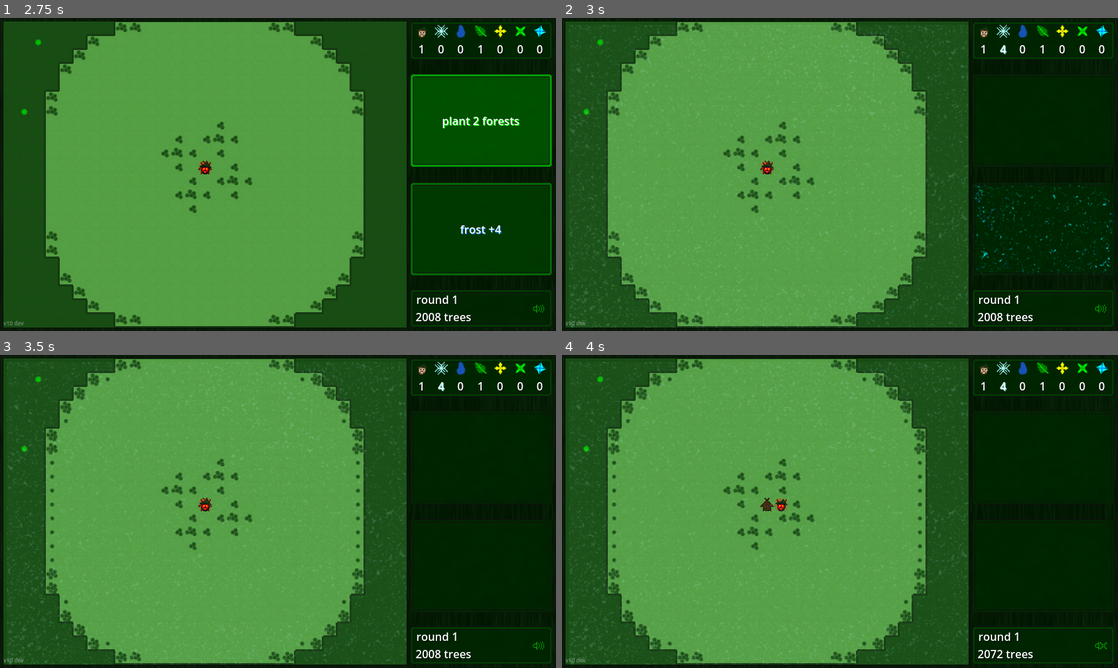
Above: before the commit, frames 1-4 (two rows, left to right).
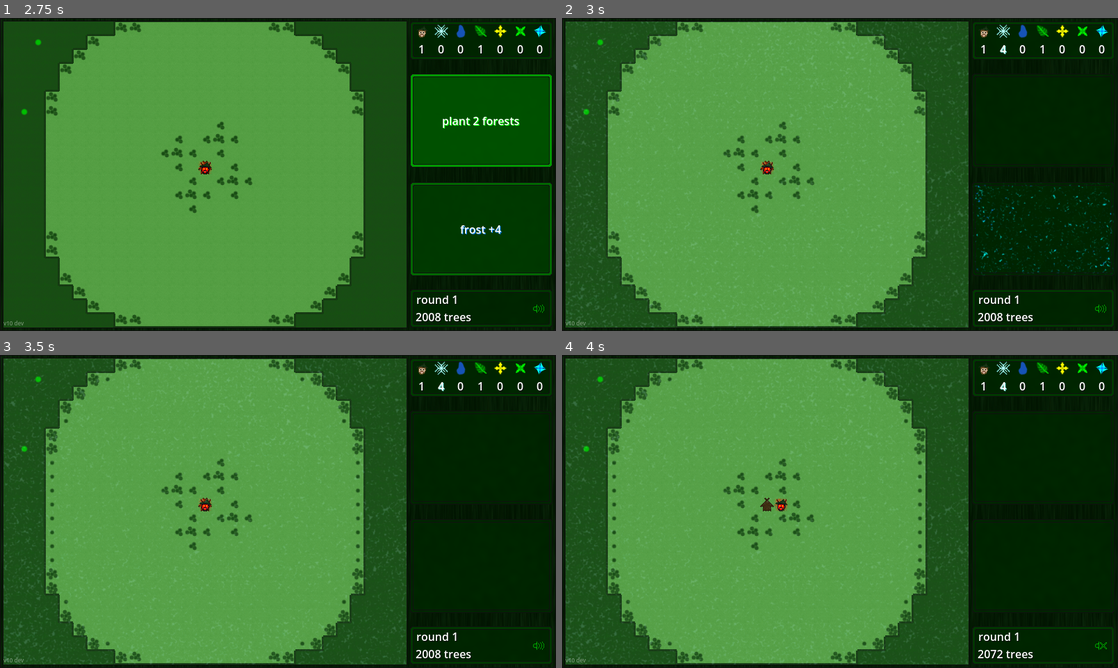
Above: after the commit, the same moments.

Repository: TriffnixXIV/ForstForward
Game: Godot game, scene res://Scenes/ForstForward.tscn
The game is run twice, just before and just after one commit, with the same random seed, the same clock (stepped at 60 frames per second) and the same inputs. Sound files missing from this copy of the repository are replaced by a short silence.
Inputs (mouse positions are in pixels of both pictures, inside the frame that each line leads up to):
- Up to frame 1 (2.75 s): click (205, 174) at 0.5 s; click (205, 174) at 1.25 s; click "plant 2 forests" at 2 s
- Up to frame 2 (3 s): click "frost +4" at 2.75 s
- Up to frame 3 (3.5 s): no input
- Up to frame 4 (4 s): click (1101, 646) at 3.5 s

Frame 1 is identical in both runs. In frame 2, 1.1% of the frame differs, in the area x 0-74%, y 1-99%; in frame 3, 1.1%; in frame 4, 1.1%.

Commit message:
map refactor pt4: upgrades

Diff:
--- a/Source/Code/Advancement.gd
+++ b/Source/Code/Advancement.gd
@@ -32,18 +32,9 @@
 	actions_left = true
 	current_phase = Phase.druids
 
-	for druid in map.druids.druids:
-		druid.prepare_turn(map.druid_actions)
-		druid.set_circle_trees(map.druid_circle_trees)
-
-	for treant in map.treants.treants:
-		treant.prepare_turn(map.treant_actions)
-		treant.set_death_spread(map.treant_death_spread)
-
-	for treantling in map.treantlings.treantlings:
-		treantling.prepare_turn(map.treantling_actions)
-		treantling.set_stomp_strength(map.treantling_strength)
-		treantling.set_death_spread(map.treantling_death_spread)
+	map.treants.prepare_turn()
+	map.treantlings.prepare_turn()
+	map.druids.prepare_turn()
 
 func next_druid_step():
 	$Sounds/DruidAdvance.play()
@@ -82,8 +73,7 @@
 	$Sounds/HorstStart.play()
 	actions_left = true
 	current_phase = Phase.villagers
-
-	map.villagers.prepare()
+	map.villagers.prepare_turn()
 
 func next_villager_step():
 	villager_moved = false
--- a/Source/Code/Druids.gd
+++ b/Source/Code/Druids.gd
@@ -6,11 +6,29 @@
 var DruidScene: PackedScene = preload("res://Scenes/Druid.tscn")
 var druids: Array[Druid] = []
 
+var base_actions = 8
+var base_circle_trees = 16
+
+var actions: int
+var circle_trees: int
+
 func reset():
+	actions			= base_actions
+	circle_trees	= base_circle_trees
+
 	for druid in druids:
 		remove_child(druid)
 		druid.queue_free()
 	druids = []
+
+func prepare_turn():
+	for druid in druids:
+		druid.prepare_turn(actions)
+
+func set_circle_trees(amount: int):
+	circle_trees = amount
+	for druid in druids:
+		druid.set_circle_trees(circle_trees)
 
 func can_spawn(cell_position: Vector2i):
 	return map.is_forest(cell_position)
--- a/Source/Code/ForstForward.gd
+++ b/Source/Code/ForstForward.gd
@@ -488,7 +488,7 @@
 	$MapOverlay/PostGame/Stats/Forst/Trees.text = str($Map.grown_trees) + " trees grown"
 	$MapOverlay/PostGame/Stats/Forst/Plant.text = str($Map.planted_trees) + " trees planted"
 	$MapOverlay/PostGame/Stats/Forst/Spread.text = str($Map.spread_trees) + " trees spread"
-	$MapOverlay/PostGame/Stats/Forst/Druids.text = str(len($Map.druids)) + " druids spawned"
+	$MapOverlay/PostGame/Stats/Forst/Druids.text = str(len($Map.druids.druids)) + " druids spawned"
 	$MapOverlay/PostGame/Stats/Forst/DruidTrees.text = str($Map.trees_from_druids) + " trees from druids"
 	$MapOverlay/PostGame/Stats/Forst/Treants.text = str($Map.treants_spawned) + " treants spawned"
 	$MapOverlay/PostGame/Stats/Forst/TreantTrees.text = str($Map.trees_from_treants) + " trees from treants"
--- a/Source/Code/Map.gd
+++ b/Source/Code/Map.gd
@@ -21,16 +21,6 @@
 
 var highest_possible_score: int
 
-var base_treant_actions = 6
-var base_treant_has_lifespan = false
-var base_treant_lifespan = 40
-var base_treant_death_spread = 20
-var base_treantling_actions = 8
-var base_treantling_strength = 1
-var base_treantling_lifespan = 24
-var base_treantling_death_spread = 8
-var base_druid_actions = 8
-var base_druid_circle_trees = 16
 var base_min_growth = 1
 var base_can_spread_on_plains = false
 var base_can_spread_on_buildings = false
@@ -40,16 +30,6 @@
 var base_rain_frost_boost = 0
 var base_min_frost = 0
 
-var treant_actions: int
-var treant_has_lifespan: bool
-var treant_lifespan: int
-var treant_death_spread: int
-var treantling_actions: int
-var treantling_strength: int
-var treantling_lifespan: int
-var treantling_death_spread: int
-var druid_actions: int
-var druid_circle_trees: int
 var min_growth: int
 var can_spread_on_plains: bool
 var can_spread_on_buildings: bool
@@ -238,16 +218,6 @@
 	treantlings.reset()
 
 func reset_upgrades():
-	treant_actions			= base_treant_actions
-	treant_has_lifespan		= base_treant_has_lifespan
-	treant_lifespan			= base_treant_lifespan
-	treant_death_spread		= base_treant_death_spread
-	treantling_actions		= base_treantling_actions
-	treantling_strength		= base_treantling_strength
-	treantling_lifespan		= base_treantling_lifespan
-	treantling_death_spread = base_treantling_death_spread
-	druid_actions			= base_druid_actions
-	druid_circle_trees		= base_druid_circle_trees
 	min_growth				= base_min_growth
 	can_spread_on_plains	= base_can_spread_on_plains
 	can_spread_on_buildings	= base_can_spread_on_buildings
@@ -694,7 +664,7 @@
 		add_child(lightning)
 		lightning.summon()
 
-		var previous_villager_amount = len(villagers)
+		var previous_villager_amount = len(villagers.villagers)
 		set_building_progress(cell_position, 0)
 		for diff in [Vector2i(1, 0), Vector2i(0, 1), Vector2i(-1, 0), Vector2i(0, -1)]:
 			set_building_progress(cell_position + diff, 0)
@@ -702,7 +672,7 @@
 			decrease_building_progress(cell_position + diff, 5)
 
 		total_lightning_strikes += 1
-		deaths_to_lightning += previous_villager_amount - len(villagers)
+		deaths_to_lightning += previous_villager_amount - len(villagers.villagers)
 		return true
 	else:
 		return false
--- a/Source/Code/Treant.gd
+++ b/Source/Code/Treant.gd
@@ -47,9 +47,6 @@
 		var value = min(6, damage + floori((10 - growth) / 4.0))
 		map.trees_from_treants += map.increase_yield(cell, value)
 	map.deaths_to_treants += previous_villager_amount - len(map.villagers.villagers)
-
-func set_death_spread(amount: int):
-	death_spread = amount
 
 func set_lifespan(new_lifespan: int):
 	lifespan_left += max(0, new_lifespan - lifespan)
--- a/Source/Code/Treantling.gd
+++ b/Source/Code/Treantling.gd
@@ -5,7 +5,7 @@
 var cell_position: Vector2i
 
 var actions = 0
-var stomp_strength = 0
+var strength = 0
 var lifespan = 0
 var lifespan_left = 0
 var death_spread = 0
@@ -37,9 +37,6 @@
 
 	return actions > 0
 
-func set_stomp_strength(strength: int):
-	stomp_strength = strength
-
 func set_lifespan(new_lifespan: int):
 	lifespan_left += max(0, new_lifespan - lifespan)
 	lifespan = new_lifespan
@@ -47,13 +44,10 @@
 
 func stomp():
 	var previous_villager_amount = len(map.villagers.villagers)
-	var damage = min(stomp_strength, map.get_building_progress(cell_position))
-	var growth = min(stomp_strength - damage, floori((10 - map.get_yield(cell_position)) / 4.0))
+	var damage = min(strength, map.get_building_progress(cell_position))
+	var growth = min(strength - damage, floori((10 - map.get_yield(cell_position)) / 4.0))
 	map.trees_from_treantlings += map.increase_yield(cell_position, damage + growth)
 	map.deaths_to_treantlings += previous_villager_amount - len(map.villagers.villagers)
-
-func set_death_spread(amount: int):
-	death_spread = amount
 
 func convert_to_forest():
 	var previous_villager_amount = len(map.villagers.villagers)
--- a/Source/Code/Treantlings.gd
+++ b/Source/Code/Treantlings.gd
@@ -6,11 +6,45 @@
 var TreantlingScene: PackedScene = preload("res://Scenes/Treantling.tscn")
 var treantlings: Array[Treantling] = []
 
+var base_actions = 8
+var base_strength = 1
+var base_lifespan = 24
+var base_death_spread = 8
+
+var actions: int
+var strength: int
+var lifespan: int
+var death_spread: int
+
 func reset():
+	actions			= base_actions
+	strength		= base_strength
+	lifespan		= base_lifespan
+	death_spread	= base_death_spread
+
 	for treantling in treantlings:
 		remove_child(treantling)
 		treantling.queue_free()
 	treantlings = []
+
+func prepare_turn():
+	for treantling in treantlings:
+		treantling.prepare_turn(actions)
+
+func set_lifespan(duration: int):
+	lifespan = duration
+	for treantling in treantlings:
+		treantling.set_lifespan(lifespan)
+
+func set_strength(new_strength: int):
+	strength = new_strength
+	for treantling in treantlings:
+		treantling.strength = strength
+
+func set_death_spread(spread: int):
+	death_spread = spread
+	for treantling in treantlings:
+		treantling.death_spread = death_spread
 
 func can_spawn(cell_position: Vector2i):
 	return map.is_forest(cell_position)
@@ -20,7 +54,9 @@
 		var treantling: Treantling = TreantlingScene.instantiate()
 		treantling.cell_position = cell_position
 		treantling.map = map
-		treantling.set_lifespan(map.treantling_lifespan)
+		treantling.set_lifespan(lifespan)
+		treantling.strength = strength
+		treantling.death_spread = death_spread
 		treantling.update_position()
 		treantling.connect("has_died", despawn)
 		treantlings.append(treantling)
@@ -30,11 +66,6 @@
 	else:
 		return false
 
-func set_lifespan(actions: int):
-	map.treantling_lifespan = actions
-	for treantling in treantlings:
-		treantling.set_lifespan(map.treantling_lifespan)
-
 func despawn(treantling: Treantling):
 	treantlings.erase(treantling)
 	remove_child(treantling)
--- a/Source/Code/Treants.gd
+++ b/Source/Code/Treants.gd
@@ -6,11 +6,40 @@
 var TreantScene: PackedScene = preload("res://Scenes/Treant.tscn")
 var treants: Array[Treant] = []
 
+var base_actions = 6
+var base_has_lifespan = false
+var base_lifespan = 40
+var base_death_spread = 20
+
+var actions: int
+var has_lifespan: bool
+var lifespan: int
+var death_spread: int
+
 func reset():
+	actions			= base_actions
+	has_lifespan	= base_has_lifespan
+	lifespan		= base_lifespan
+	death_spread	= base_death_spread
+
 	for treant in treants:
 		remove_child(treant)
 		treant.queue_free()
 	treants = []
+
+func prepare_turn():
+	for treant in treants:
+		treant.prepare_turn(actions)
+
+func set_lifespan(duration: int):
+	lifespan = duration
+	for treant in treants:
+		treant.set_lifespan(lifespan)
+
+func set_death_spread(spread: int):
+	death_spread = spread
+	for treant in treants:
+		treant.death_spread = death_spread
 
 func can_spawn(cell_position: Vector2i):
 	for diff in [Vector2i(0, 0), Vector2i(1, 0), Vector2i(1, 1), Vector2i(0, 1)]:
@@ -26,6 +55,7 @@
 		treant.map = map
 		if map.treant_has_lifespan:
 			treant.set_lifespan(map.treant_lifespan)
+		treant.death_spread = death_spread
 		treant.update_position()
 		treant.connect("has_died", despawn)
 		treants.append(treant)
@@ -35,11 +65,6 @@
 	else:
 		return false
 
-func set_lifespan(actions: int):
-	map.treant_lifespan = actions
-	for treant in treants:
-		treant.set_lifespan(map.treant_lifespan)
-
 func despawn(treant: Treant):
 	treants.erase(treant)
 	remove_child(treant)
--- a/Source/Code/Upgrade.gd
+++ b/Source/Code/Upgrade.gd
@@ -153,29 +153,29 @@
 					if len(other_values) > 0:
 						map.treants.set_lifespan(other_values[1])
 				Attribute.lifespan:
-					map.treant_has_lifespan = true
-					map.treant_actions = value
+					map.treants.has_lifespan = true
+					map.treants.actions = value
 					map.treants.set_lifespan(other_values[0])
 				Attribute.spread:
-					map.treant_death_spread = value
+					map.treants.set_death_spread(value)
 					map.treants.set_lifespan(other_values[1])
 		Type.treantling:
 			prototype = action_factory.action_prototypes[Action.Type.spawn_treantling]
 			match attribute:
 				Attribute.clicks:	prototype.clicks = value
 				Attribute.actions:
-					map.treantling_actions = value
+					map.treantlings.actions = value
 					map.treantlings.set_lifespan(other_values[1])
-				Attribute.strength:	map.treantling_strength = value
-				Attribute.spread:
-					map.treantling_death_spread = value
+				Attribute.strength:	map.treantlings.set_strength(value)
+				Attribute.spread:
+					map.treantlings.set_death_spread(value)
 					map.treantlings.set_lifespan(other_values[1])
 		Type.druid:
 			prototype = action_factory.action_prototypes[Action.Type.spawn_druid]
 			match attribute:
 				Attribute.clicks:	prototype.clicks = value
-				Attribute.actions:	map.druid_actions = value
-				Attribute.strength:	map.druid_circle_trees = value
+				Attribute.actions:	map.druids.actions = value
+				Attribute.strength:	map.druids.circle_trees = value
 		Type.villager:
 			match attribute:
 				Attribute.actions:	map.villagers.actions = value
--- a/Source/Code/UpgradeFactory.gd
+++ b/Source/Code/UpgradeFactory.gd
@@ -55,18 +55,19 @@
 				if not map.treant_has_lifespan:
 					if total_life_upgrades >= map.treant_actions:
 						available_upgrades.append(
-							Upgrade.new(UT.treant, UA.actions, map.treant_actions + 2, map.treant_actions))
-
-					available_upgrades.append(
-						Upgrade.new(UT.treant, UA.lifespan, map.treant_actions * 2, map.treant_actions, [5 * (map.treant_actions * 2)]))
+							Upgrade.new(UT.treant, UA.actions, map.treants.actions + 1, map.treants.actions))
+
+					available_upgrades.append(
+						Upgrade.new(UT.treant, UA.lifespan, map.treants.actions * 2, map.treants.actions, [5 * (map.treants.actions * 2)]))
 
 				else:
 					if total_life_upgrades >= map.treant_actions:
 						available_upgrades.append(
-							Upgrade.new(UT.treant, UA.actions, map.treant_actions + 2, map.treant_actions, [map.treant_lifespan, map.treant_lifespan + 10]))
-
-					available_upgrades.append(
-						Upgrade.new(UT.treant, UA.spread, map.treant_death_spread + 10, map.treant_death_spread, [map.treant_lifespan, map.treant_lifespan - 4]))
+							Upgrade.new(UT.treant, UA.actions, map.treants.actions + 2, map.treants.actions, [map.treants.lifespan, map.treants.lifespan + 10]))
+
+					if map.treants.lifespan >= map.treants.actions + 8:
+						available_upgrades.append(
+							Upgrade.new(UT.treant, UA.spread, map.treants.death_spread + 20, map.treants.death_spread, [map.treants.lifespan, map.treants.lifespan - 8]))
 
 			# treantling
 			prototype = action_factory.action_prototypes[Action.Type.spawn_treantling]
@@ -76,15 +77,15 @@
 					Upgrade.new(UT.treantling, UA.clicks, clicks + 1, clicks))
 
 			available_upgrades.append(
-				Upgrade.new(UT.treantling, UA.actions, map.treantling_actions + 1, map.treantling_actions, [map.treantling_lifespan, map.treantling_lifespan + 3]))
-
-			if prototype.level >= 1 + pow(map.treantling_strength, 2) + map.treantling_strength:
-				available_upgrades.append(
-					Upgrade.new(UT.treantling, UA.strength, map.treantling_strength + 1, map.treantling_strength))
-
-			if map.treantling_lifespan >= map.treantling_actions + 2:
-				available_upgrades.append(
-					Upgrade.new(UT.treantling, UA.spread, map.treantling_death_spread + 12, map.treantling_death_spread, [map.treantling_lifespan, map.treantling_lifespan - 2]))
+				Upgrade.new(UT.treantling, UA.actions, map.treantlings.actions + 1, map.treantlings.actions, [map.treantlings.lifespan, map.treantlings.lifespan + 3]))
+
+			if prototype.level >= 1 + pow(map.treantlings.strength, 2) + map.treantlings.strength:
+				available_upgrades.append(
+					Upgrade.new(UT.treantling, UA.strength, map.treantlings.strength + 1, map.treantlings.strength))
+
+			if map.treantlings.lifespan >= map.treantlings.actions + 2:
+				available_upgrades.append(
+					Upgrade.new(UT.treantling, UA.spread, map.treantlings.death_spread + 12, map.treantlings.death_spread, [map.treantlings.lifespan, map.treantlings.lifespan - 2]))
 
 			# druid
 			prototype = action_factory.action_prototypes[Action.Type.spawn_druid]
@@ -94,10 +95,10 @@
 					Upgrade.new(UT.druid, UA.clicks, clicks + 1, clicks))
 
 			available_upgrades.append(
-				Upgrade.new(UT.druid, UA.actions, map.druid_actions + 1, map.druid_actions))
-
-			available_upgrades.append(
-				Upgrade.new(UT.druid, UA.strength, map.druid_circle_trees + 4, map.druid_circle_trees))
+				Upgrade.new(UT.druid, UA.actions, map.druids.actions + 1, map.druids.actions))
+
+			available_upgrades.append(
+				Upgrade.new(UT.druid, UA.strength, map.druids.circle_trees + 4, map.druids.circle_trees))
 
 		Crystal.Type.growth:
 			# overgrowth
--- a/Source/Code/Villagers.gd
+++ b/Source/Code/Villagers.gd
@@ -21,7 +21,7 @@
 	for villager in villagers:
 		villager.reset()
 
-func prepare():
+func prepare_turn():
 	var action_loss = map.get_coldness()
 	for villager in villagers:
 		map.actions_lost_to_frost += min(actions, action_loss)
--- a/Source/Scenes/ForstForward.tscn
+++ b/Source/Scenes/ForstForward.tscn
@@ -346,19 +346,16 @@
 
 [node name="Frost" type="Sprite2D" parent="Map/Overlays"]
 visible = false
-position = Vector2(5, 5)
 texture = ExtResource("31_ctvyl")
 centered = false
 
 [node name="Rain" type="Sprite2D" parent="Map/Overlays"]
 visible = false
-position = Vector2(5, 5)
 texture = ExtResource("32_dub1y")
 centered = false
 
 [node name="CellHighlight" type="Sprite2D" parent="Map/Overlays"]
 visible = false
-position = Vector2(5, 5)
 texture = ExtResource("31_3mgxn")
 centered = false
 script = ExtResource("33_013ga")
@@ -394,7 +391,6 @@
 vertical_alignment = 1
 
 [node name="MaskedBackground" type="Sprite2D" parent="."]
-z_index = 2
 texture = ExtResource("27_7p77l")
 centered = false
 
@@ -954,7 +950,6 @@
 max_lines_visible = 1
 
 [node name="Sidebar" type="Control" parent="."]
-z_index = 2
 layout_mode = 3
 anchors_preset = 0
 offset_left = 590.0
--- a/Source/Scenes/Lightning.tscn
+++ b/Source/Scenes/Lightning.tscn
@@ -7,7 +7,6 @@
 [ext_resource type="AudioStream" uid="uid://bs2ht03dmrdmw" path="res://Sounds/Lightning3.wav" id="5_xfqrm"]
 
 [node name="Lightning" type="Node2D"]
-z_index = 2
 script = ExtResource("1_nhhbt")
 
 [node name="Sprite" type="Sprite2D" parent="."]
